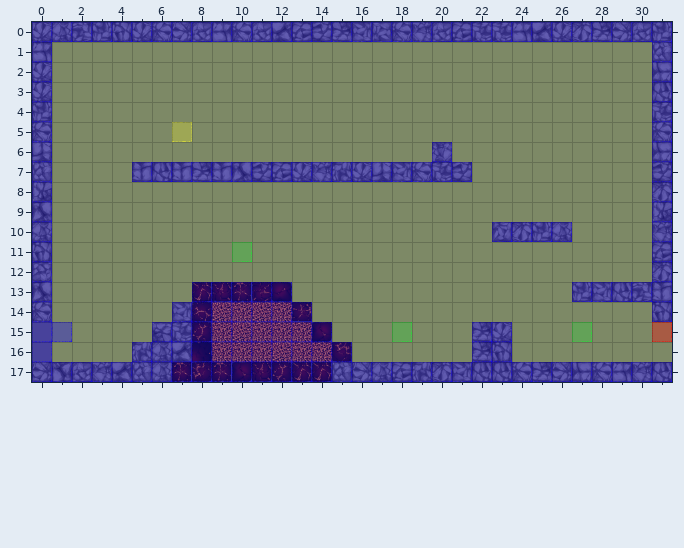
Two versions of a level (Tiled map, Spellington/src/res/map/mapDungeon1.tmx). Above: the version before the commit.
Cells are 50x50 px. Shown: x 0..31, y 0..17.
And afterwards:
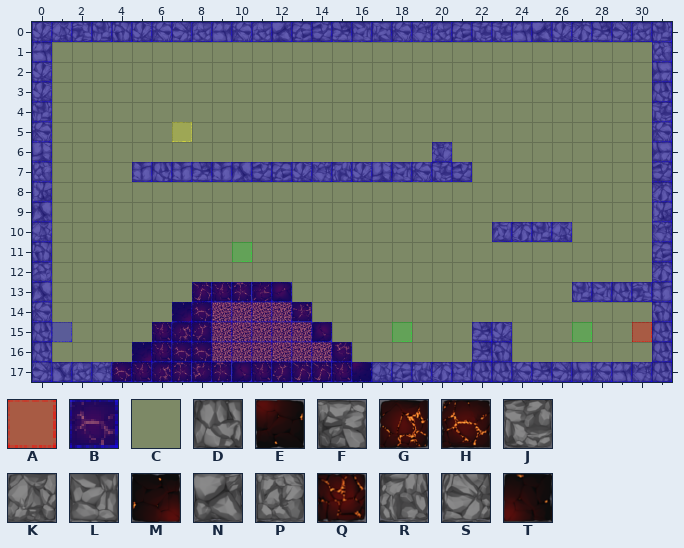
Key: from "collisionTile": A 0, B 3, C 11; from "dungeonTile": D 1, E 6, F 11, G 13, H 22, J 25, K 27, L 35, M 37, N 40, P 42, Q 46, R 49, S 51, T 53.
_ is an empty cell.
See-through tiles are keyed as they look on the map.
Changes in this commit:
Layer "terrain":
y 14: x 7 L -> M
y 15: x 0 _ -> D; x 6..7 FJ -> QG; x 31 _ -> D
y 16: x 0 _ -> D; x 5..8 RKNT -> MQHH; x 31 _ -> D
y 17: x 4..6 NPK -> HQG; x 15..16 PS -> QE
Layer "collision":
y 15..16: x 31 C -> B
Layer "event":
y 15: x 30..31 _A -> A_
